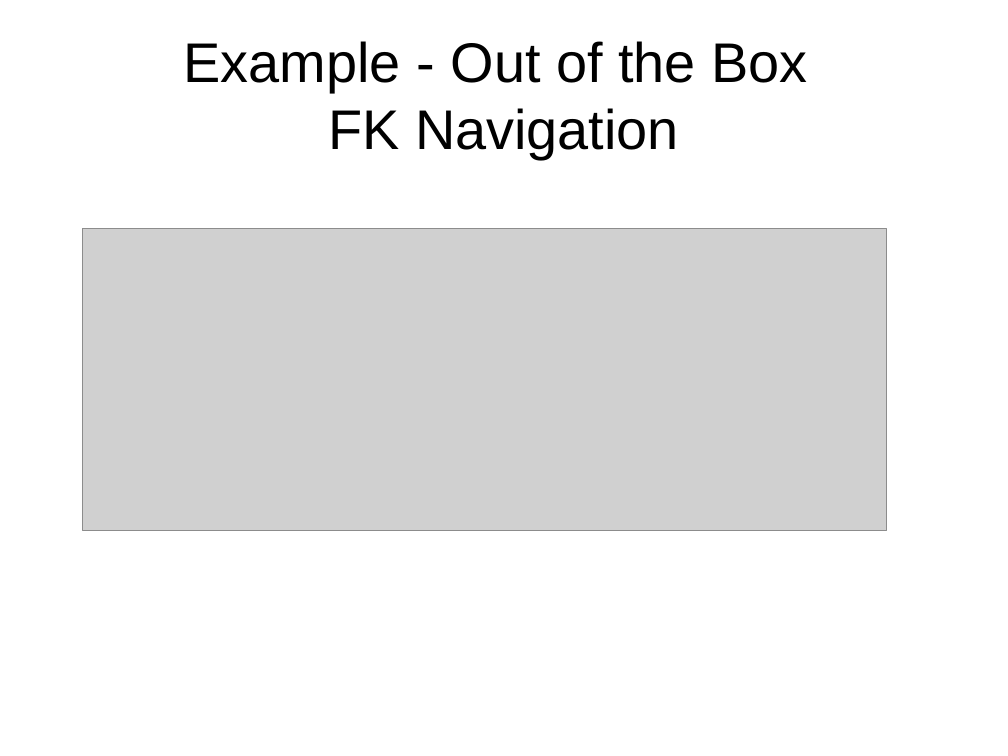
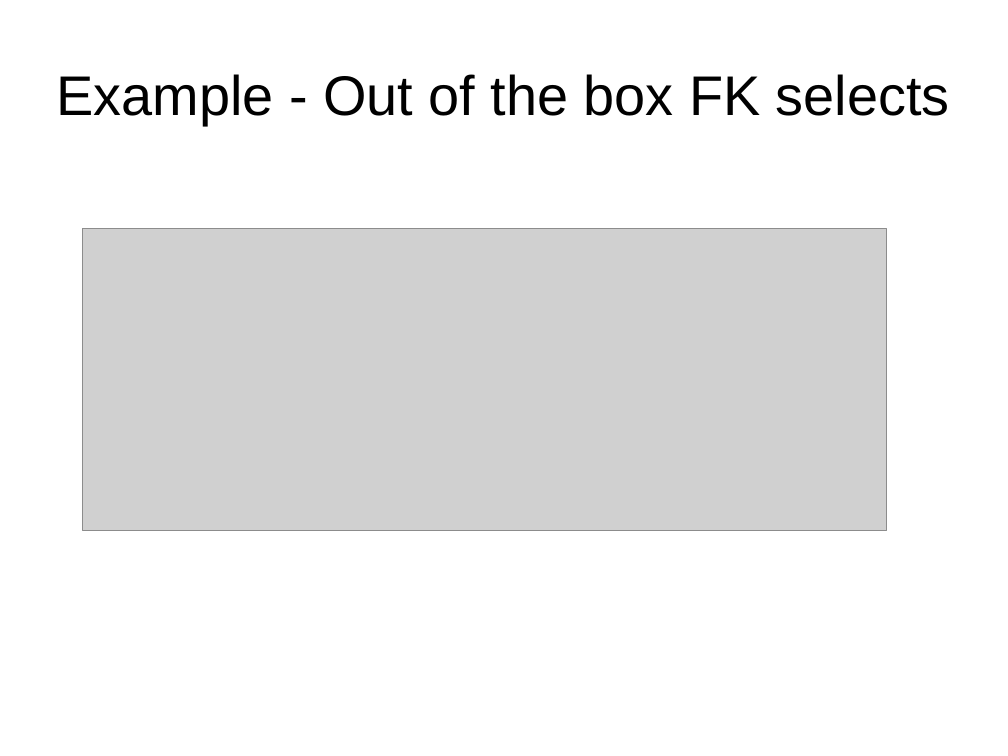
Before and after one commit to hotrodorm/hotrod, a slide deck: slide 7 of hotrod/docs/overview.odp. Drawn at 1008x756 pixels with LibreOffice and Linux fonts; fonts in the diff are those of the drawing; grey boxes stand for pictures. Boxes give left, top, right and bottom in pixels: in the first picture for what was removed or moved away, otherwise in the second. Text is boxed around its words. In the diff, an @@ line names an element or a change of style, - is before the commit and + after.

```diff
--- a/hotrod/docs/overview.odp
+++ b/hotrod/docs/overview.odp
@@ title at box(56, 74, 950, 125): text changed @@
-Example - Out of the Box
-FK Navigation
+Example - Out of the box FK selects
```
Also in this commit, not shown: 2 other slides changed, 31 other files.
